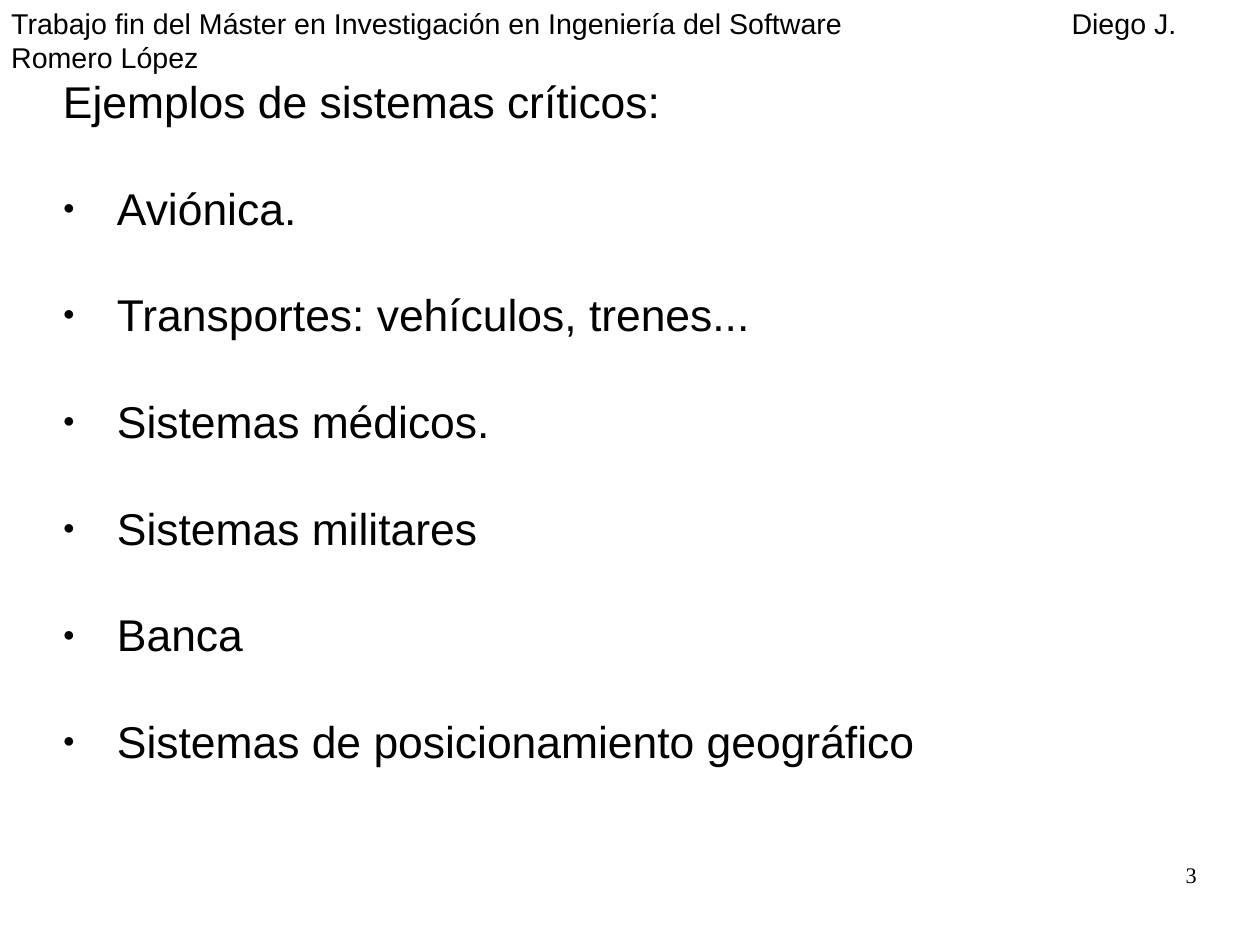
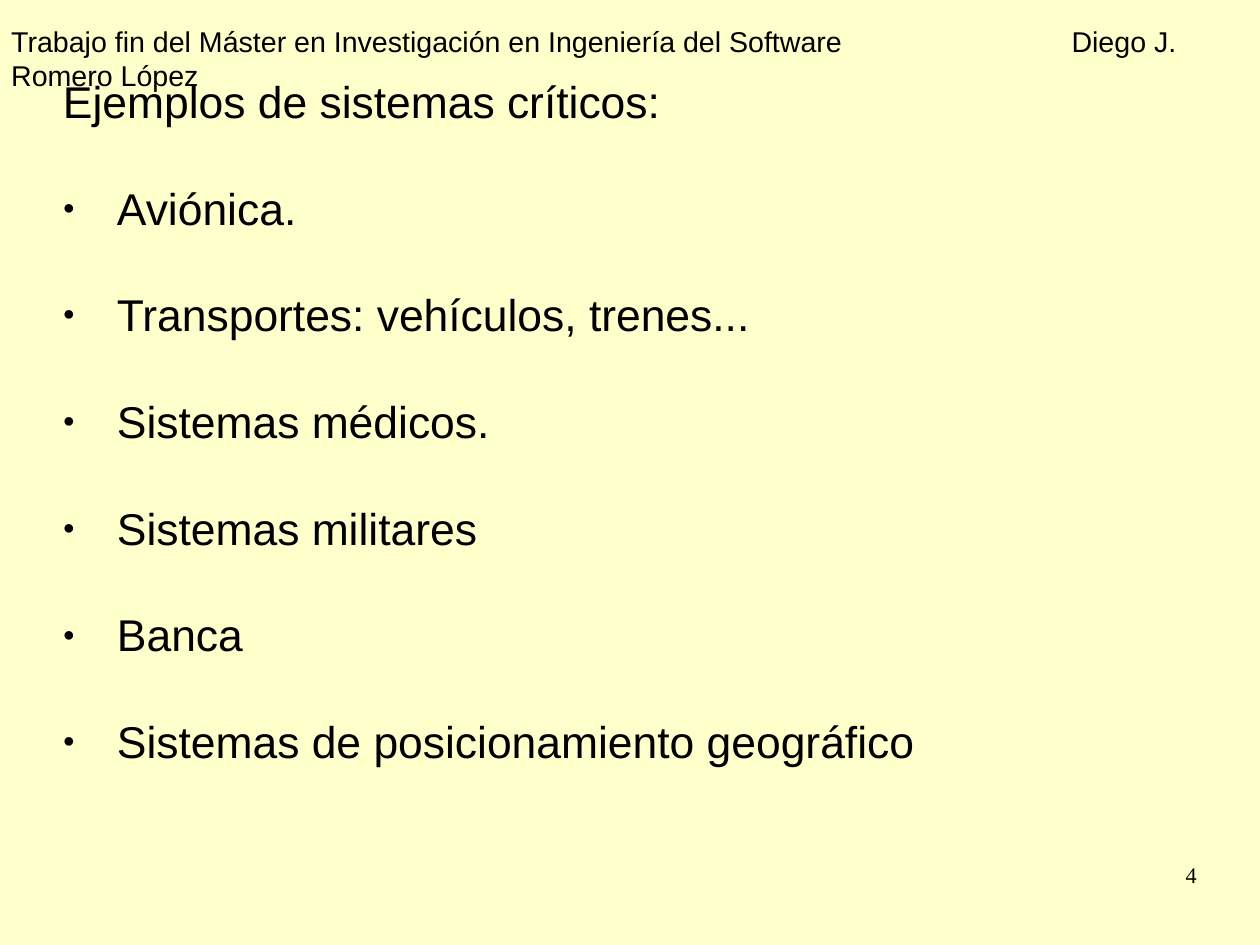
Before and after one commit to diegojromerolopez/djbdd, a slide deck: slide 4 of doc/presentacion.odp (slide 3 before the commit). Drawn at 1260x945 pixels with LibreOffice and Linux fonts; fonts in the diff are those of the drawing. Boxes give left, top, right and bottom in pixels: in the first picture for what was removed or moved away, otherwise in the second. Text is boxed around its words. In the diff, an @@ line names an element or a change of style, - is before the commit and + after.

```diff
--- a/doc/presentacion.odp
+++ b/doc/presentacion.odp
@@ background #FFFFFF to #FFFFCC @@
@@ text "Trabajo fin del Máster en ...": place and size @@
-text "Trabajo fin del Máster en ..." at [11, 13, 1176, 39]
+text "Trabajo fin del Máster en ..." at [11, 31, 1176, 57]
@@ page number at [1186, 868, 1197, 883]: text changed @@
-3
+4
```
Also in this commit, not shown: 23 other slides changed, 3 slides added, 2 slides removed, 1 other file.
